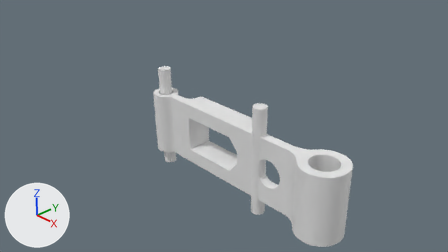
The Blender file RC/et160/xt60-holder.blend as it was, and as the next commit left it.
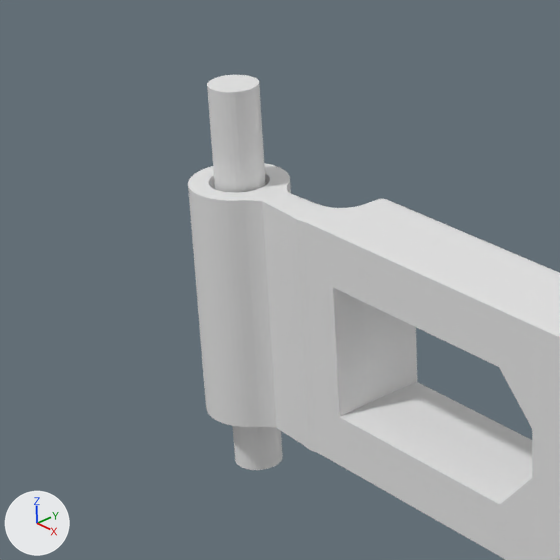
Each version appears first from the file's camera 'Camera', and next in a close-up on the part from 24% to 54% of the width and 19% to 73% of the height. Arrows for +X, +Y and +Z are at lower left; the lights stay in place.

Names of what the first close-up shows: 'Cylinder', 'xt60-nighthawk-mount-6mm-holes'.
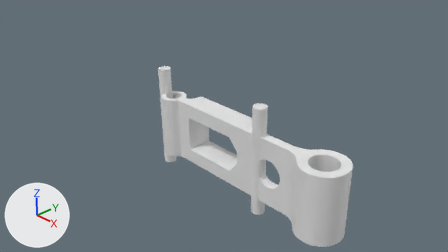
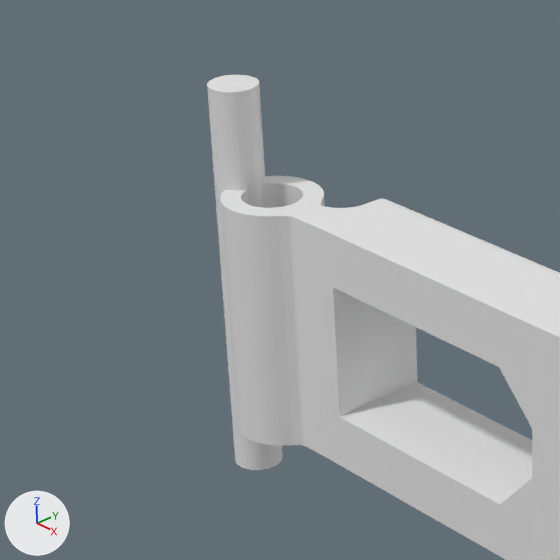
Commit message: / ‘RC/et160/xt60-holder.blend’ / ‘RC/et160/xt60-holder.blend1’

What differs and where, as boxes (x1, y1, x2, y2) in the close-ups (560 x 560 px; the box of a moved part takes in the faces that stretch with it):
'xt60-nighthawk-mount-6mm-holes', reshaped: before (188, 163, 560, 560); after (220, 176, 560, 560)
part 1 of me_xt60_nighthawk_mount_6mm_holes, moved or reshaped: before (188, 163, 560, 452); after (220, 176, 560, 452)

Diff of the bpy script that builds the scene:
```diff
--- a/RC/et160/xt60-holder.blend.py
+++ b/RC/et160/xt60-holder.blend.py
@@ me_xt60_nighthawk_mount_6mm_holes @@
 # used by ob_xt60_nighthawk_mount_6mm_holes; location = (0.434, 0.205, -0.231); rotation_euler = (-1.571, 0.0, 0.0), in degrees (-90, 0, 0); scale = (0.001, 0.001, 0.001)
-me_xt60_nighthawk_mount_6mm_holes.from_pydata(...)  # 1705 vertices, 3398 faces; spans x -2288.0..3214.0, y -1025.0..475.0, z -707.0..298.0
+me_xt60_nighthawk_mount_6mm_holes.from_pydata(...)  # 1705 vertices, 3398 faces; spans x -1972.0..3214.0, y -1025.0..475.0, z -707.0..298.0
+# me_xt60_nighthawk_mount_6mm_holes part 1: 195 of 1705 vertices moved; they spanned x -2288.0..-1303.0, y -1025.0..475.0, z -507.0..93.0 and now span x -1972.0..-1301.0, y -1025.0..475.0, z -507.0..93.0; mean shift (304.0, 0.0, 0.0); largest move (-2164.0, 475.0, -167.0) -> (-1848.0, 475.0, -167.0)
```
